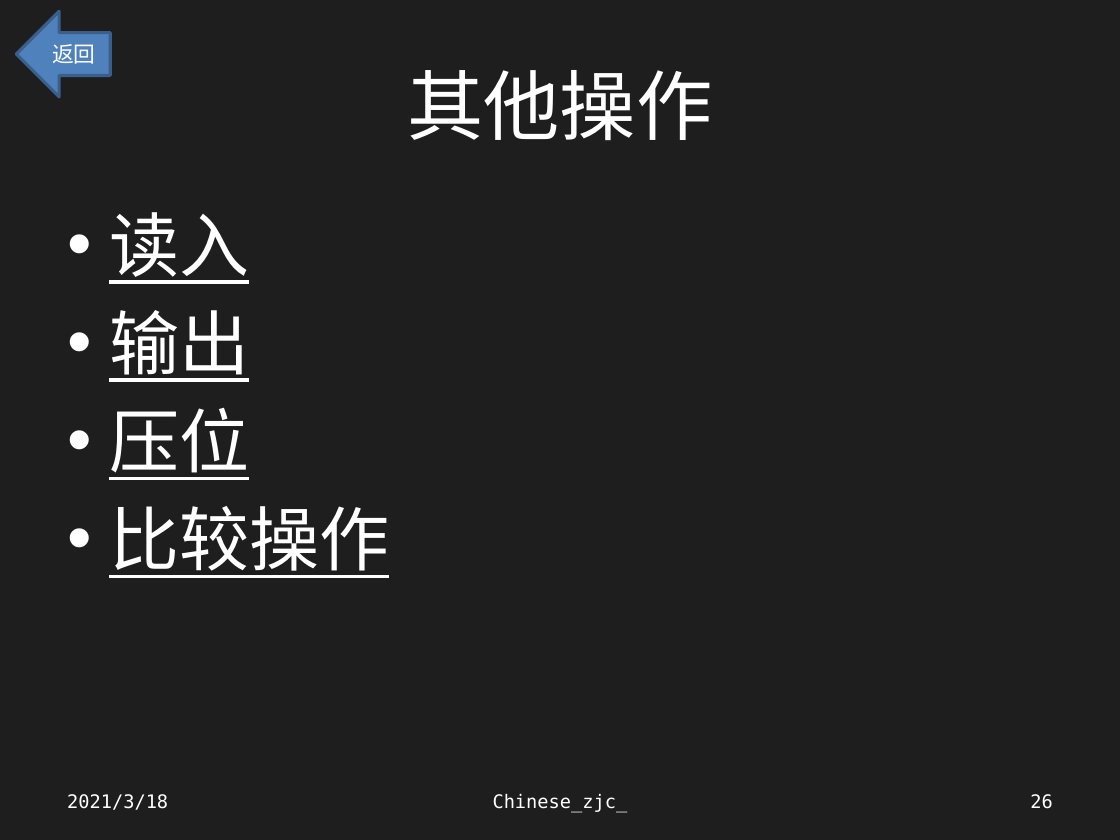
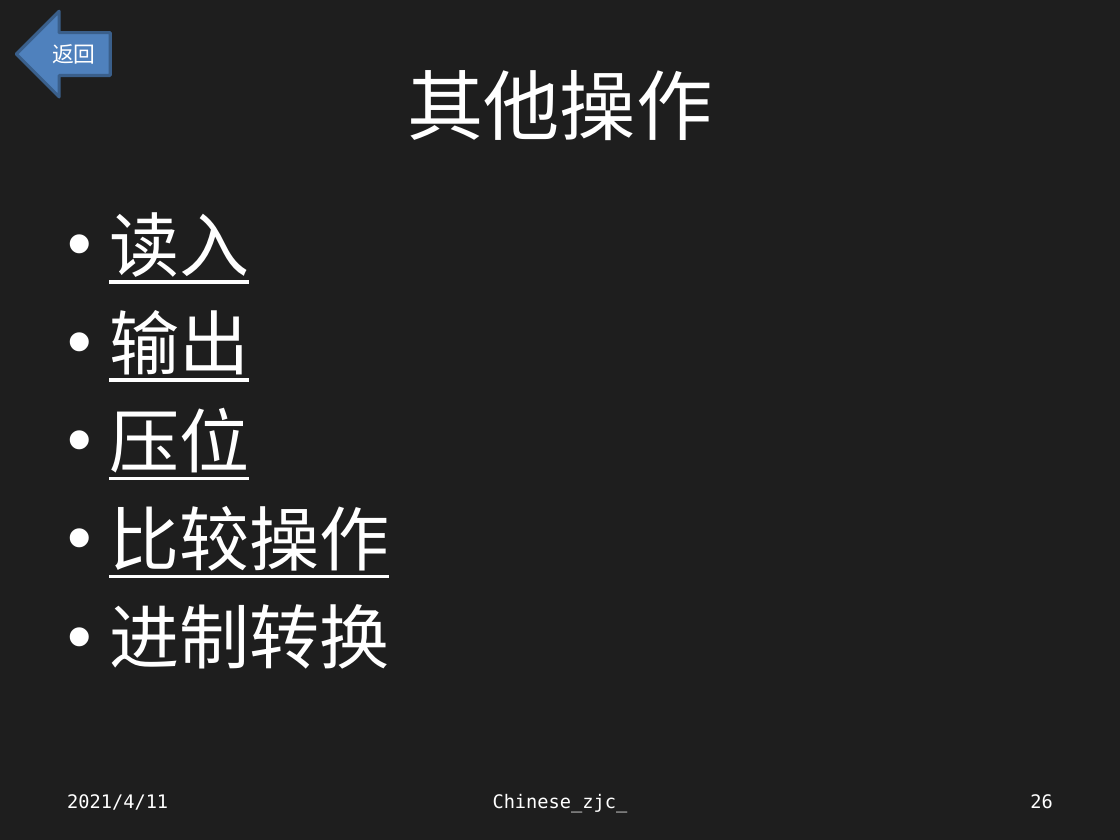
Before and after one commit to Chinesezjc/Solved-Problems, a slide deck: slide 26 of 高精度.pptx. Drawn at 1120x840 pixels with LibreOffice and Linux fonts; fonts in the diff are those of the drawing. Boxes give left, top, right and bottom in pixels: in the first picture for what was removed or moved away, otherwise in the second. Text is boxed around its words. In the diff, an @@ line names an element or a change of style, - is before the commit and + after.

```diff
--- a/高精度.pptx
+++ b/高精度.pptx
@@ text at [109,604,389,669]: paragraph added @@
+• 进制转换
@@ text at [67,794,168,810]: text changed @@
-2021/3/18
+2021/4/11
```
Also in this commit, not shown: 64 other slides changed, 1 slide added, 39 other files.
